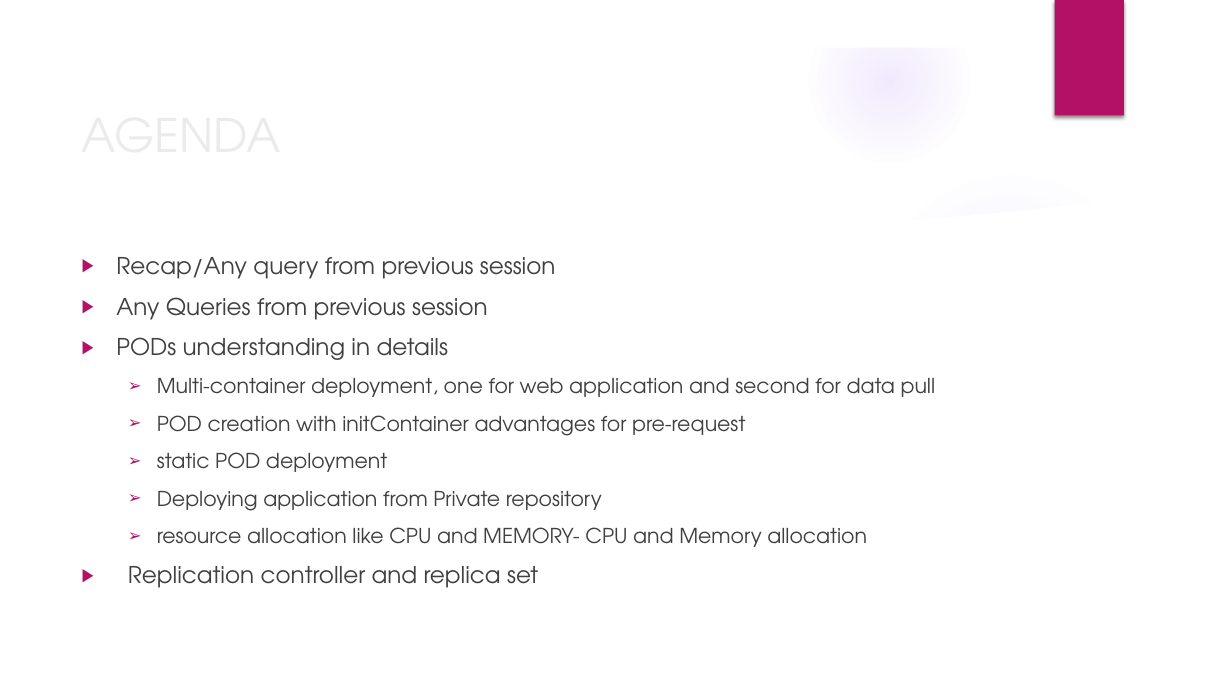
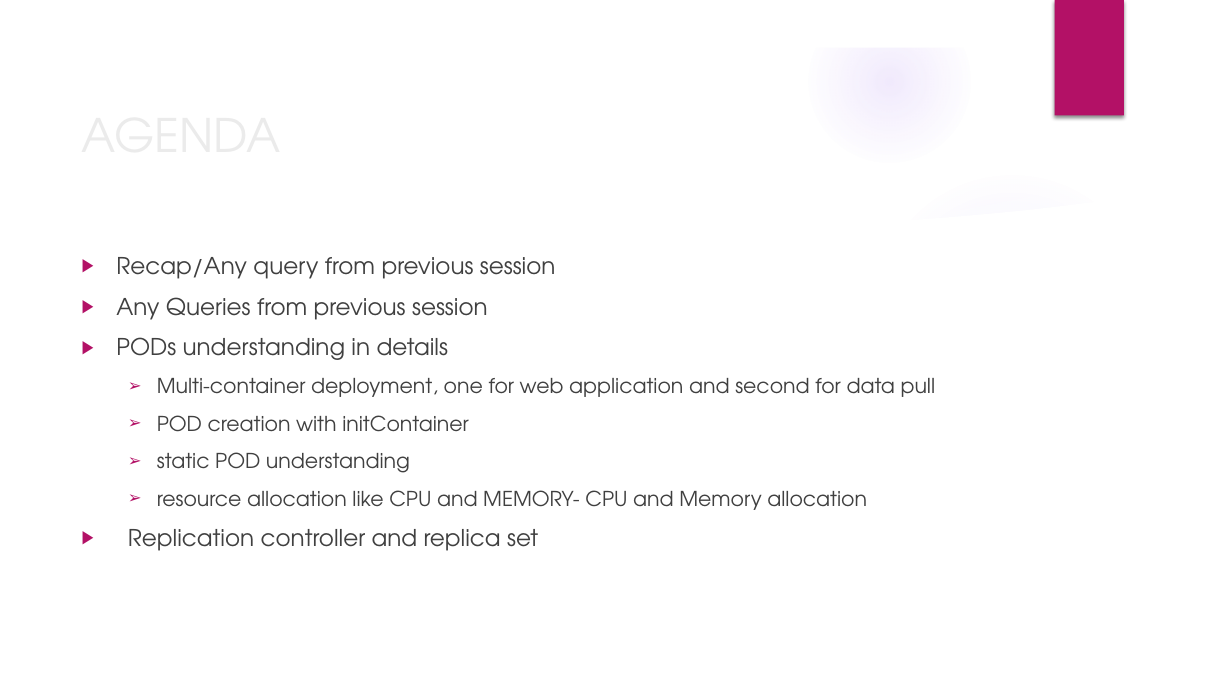
Before and after one commit to deepkumartraining/docker-k8s-April23, a slide deck: slide 2 of Day27/DockerAndKubernetes_Training-Day27.pptx. Drawn at 1232x693 pixels with LibreOffice and Linux fonts; fonts in the diff are those of the drawing; background and template pictures are left out. Boxes give left, top, right and bottom in pixels: in the first picture for what was removed or moved away, otherwise in the second. Text is boxed around its words. In the diff, an @@ line names an element or a change of style, - is before the commit and + after.

Commit message:
Day 28 contents and agenda updated

```diff
--- a/Day27/DockerAndKubernetes_Training-Day27.pptx
+++ b/Day27/DockerAndKubernetes_Training-Day27.pptx
@@ text at [157, 415, 469, 473]: text changed @@
-  ➢ POD creation with initContainer advantages for pre-request
-  ➢ static POD deployment
-  ➢ Deploying application from Private repository
+  ➢ POD creation with initContainer
+  ➢ static POD understanding
```
Also in this commit, not shown: 4 other files.
